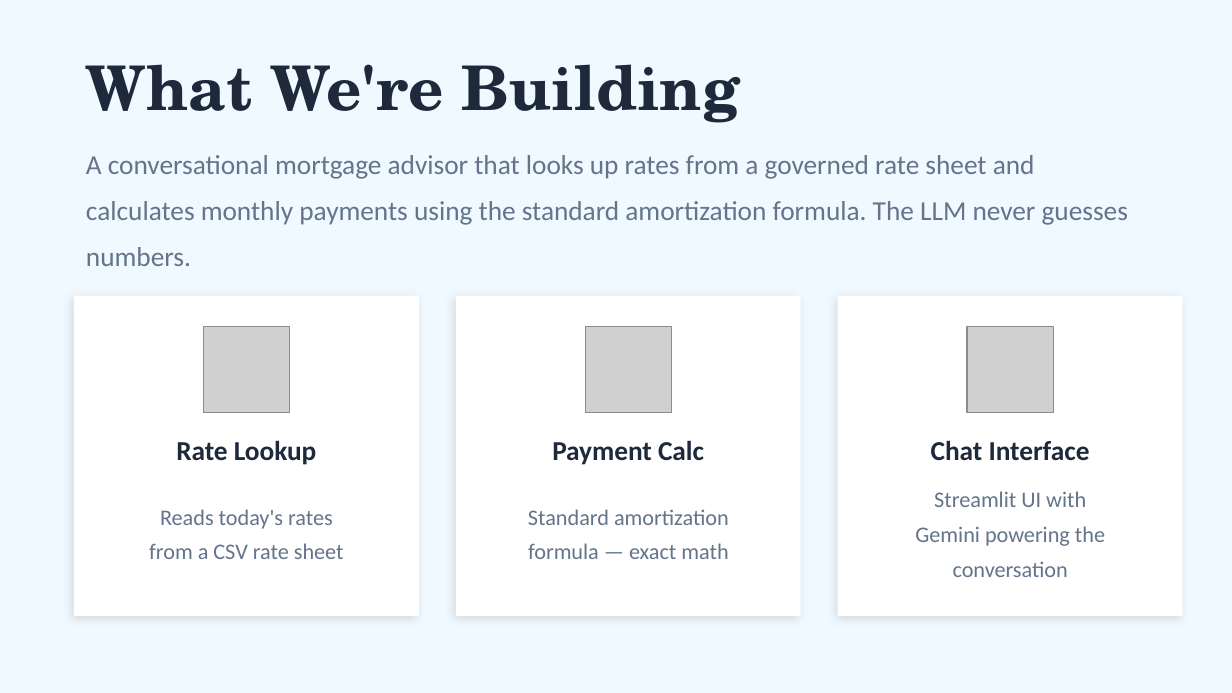
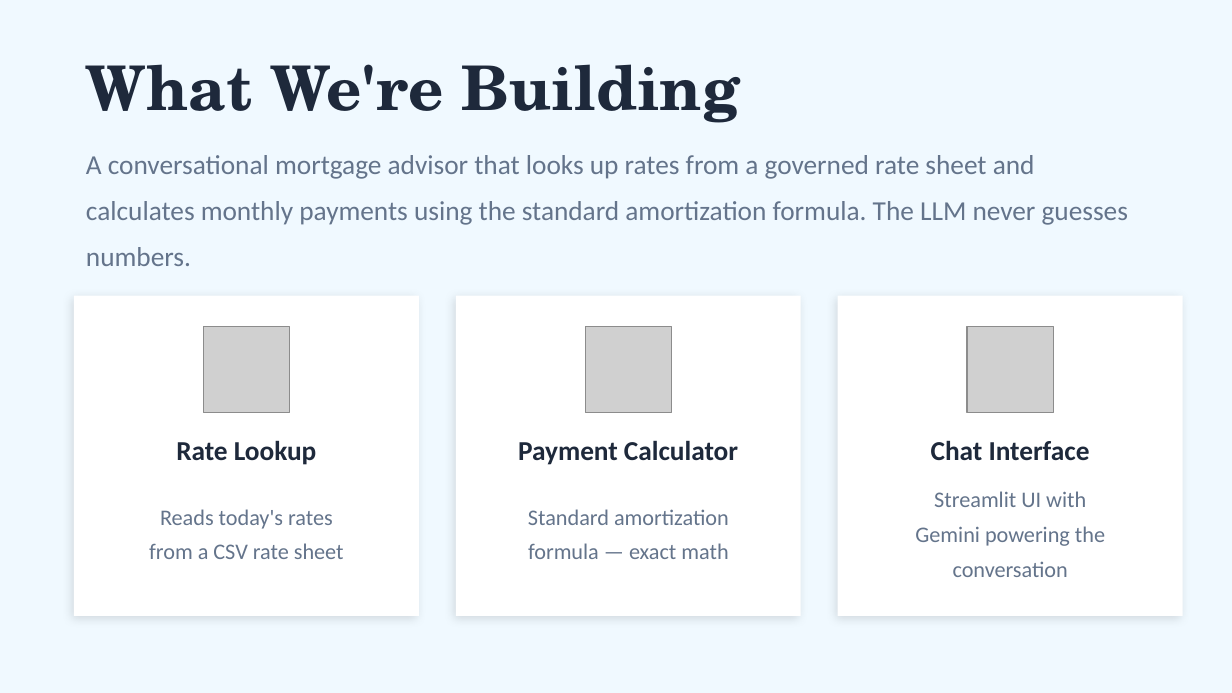
Before and after one commit to Gcav66/basic_loan_advisor_agent, a slide deck: slide 18 of loan_advisor_tutorial.pptx (slide 2 before the commit). Drawn at 1232x693 pixels with LibreOffice and Linux fonts; fonts in the diff are those of the drawing; grey boxes stand for pictures. Boxes give left, top, right and bottom in pixels: in the first picture for what was removed or moved away, otherwise in the second. Text is boxed around its words. In the diff, an @@ line names an element or a change of style, - is before the commit and + after.

```diff
--- a/loan_advisor_tutorial.pptx
+++ b/loan_advisor_tutorial.pptx
@@ text at <box>518,440,738,465</box>: text changed @@
-Payment Calc
+Payment Calculator
```
Also in this commit, not shown: 3 other slides changed, 21 slides added.
